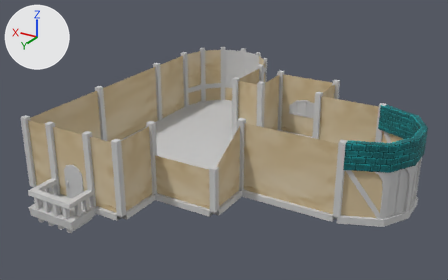
What one commit did to the FBX model The Cook of Village/Assets/3DModels/Restuarant/Models/second_floor.fbx.
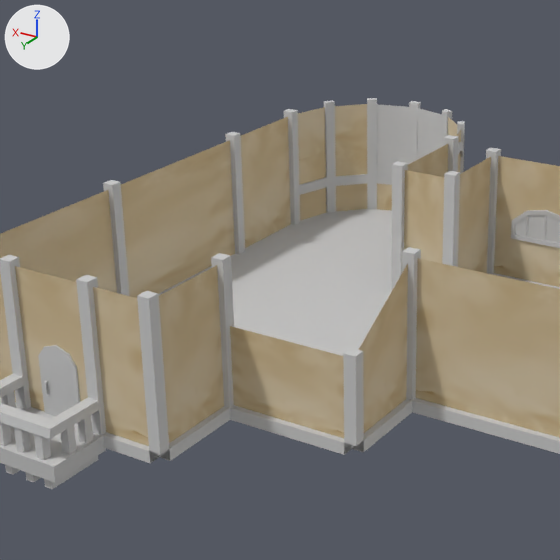
Each version is shown whole from a 50 mm camera at (7.61, 35.84, 21.18) aimed at (25.98, 5.22, 5.87), then close up on the part from 10% to 70% of the width and 0% to 95% of the height. The axes (+X, +Y, +Z) are drawn at upper left. The lights are the same throughout. Where no turn or scale is listed for an object, it has been applied to the vertices.

Script lines for the objects in view, before the commit:
```python
me_mesh = bpy.data.meshes.new('Mesh')
me_mesh.from_pydata(...)  # 86 vertices, 70 faces; spans x -0.67..0.67, y -0.13..0.13, z -1.11..1.11
me_mesh.materials.append(mat_material__005)  # its picture is missing
me_mesh_006 = bpy.data.meshes.new('Mesh.006')
me_mesh_006.from_pydata(...)  # 4 vertices, 1 face; spans x -2.07..2.07, y 0.0, z -1.21..1.21
me_mesh_006.materials.append(mat_material__012)  # picture img_wall_tga
me_mesh_037 = bpy.data.meshes.new('Mesh.037')
me_mesh_037.from_pydata(...)  # 8 vertices, 5 faces; spans x -0.19..0.19, y -0.19..0.19, z -2.21..2.21
me_mesh_037.materials.append(mat_material__007)  # its picture is missing
ob_door = bpy.data.objects.new('door', me_mesh)
ob_door.location = (31.08, 13.23, 5.1)
ob_wall_second_003 = bpy.data.objects.new('wall_second.003', me_mesh_006)
ob_wall_second_003.location = (25.67, 10.24, 5.21)
ob_wood_struct_02_018 = bpy.data.objects.new('wood_struct_02.018', me_mesh_037)
ob_wood_struct_02_018.location = (27.73, 13.23, 6.2)
# also in view: 'wall_second' at (27.73, 11.73, 6.11); 'wood_struct_02.017' at (27.73, 10.24, 6.2); 'wall_second.005' at (20.58, 7.25, 6.11); 'wall_second.008' at (26.77, 0.71, 6.11); 'wood_struct_02.002' at (31.08, 13.23, 3.8)
```
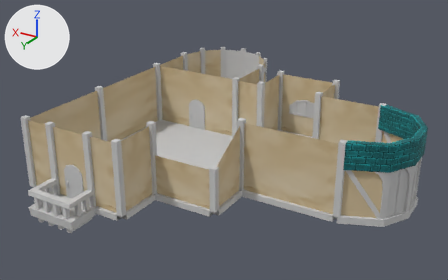
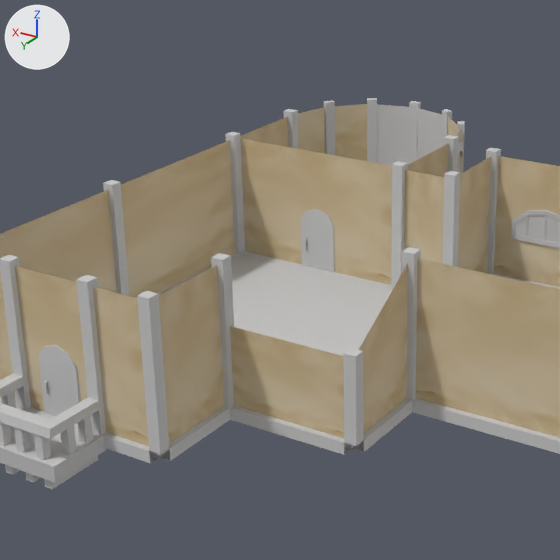
Location of each change, (x1, y1, x2, y2) in pixels of the close-ups (560 x 560 px):
'wall_second.015', added (beige)
    after: (241, 139, 392, 285)
'door.001', added
    after: (301, 209, 335, 272)
'wall_second.010', unchanged, covered by the edit
    before: (241, 117, 291, 248)
    after: (241, 117, 289, 147)

The edits, one by one:
Mesh me_mesh_054 is new.
It has 12 vertices, 6 faces and spans x -3.35..3.35, y 0.0, z -2.21..2.02.
It uses material mat_material__012 (picture img_wall_tga).
Object 'wall_second.015' (ob_wall_second_015) is new; it shows me_mesh_054.
Its location is (31.09, 0.53, 6.2).
Object 'door.001' (ob_door_001) is new; it shows a copy of the mesh of ob_door.
Its location is (31.08, 0.53, 5.1).
